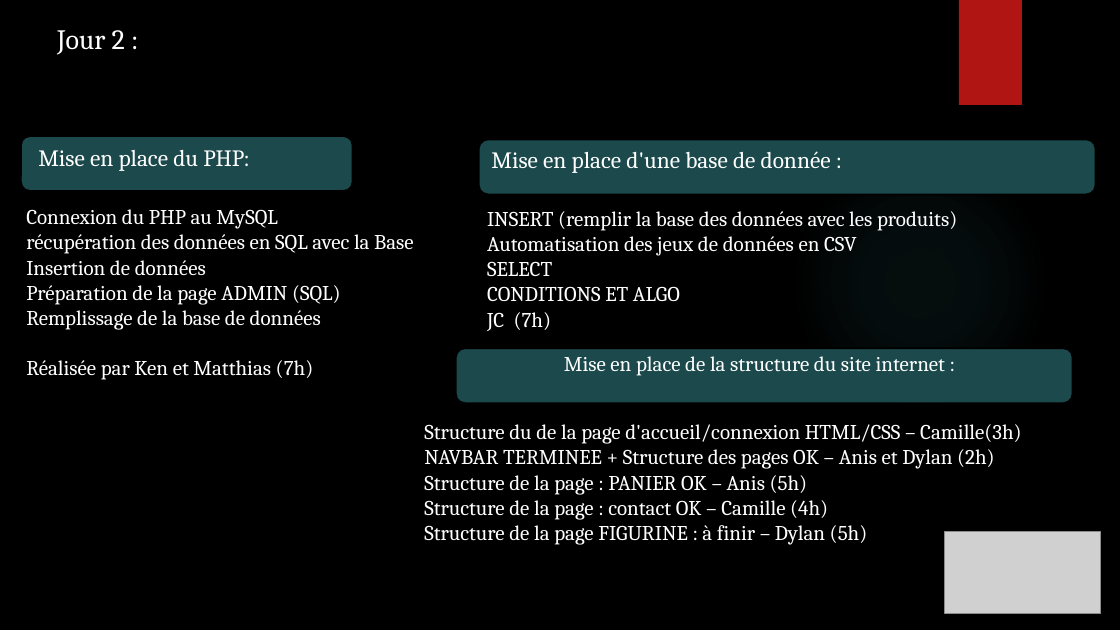
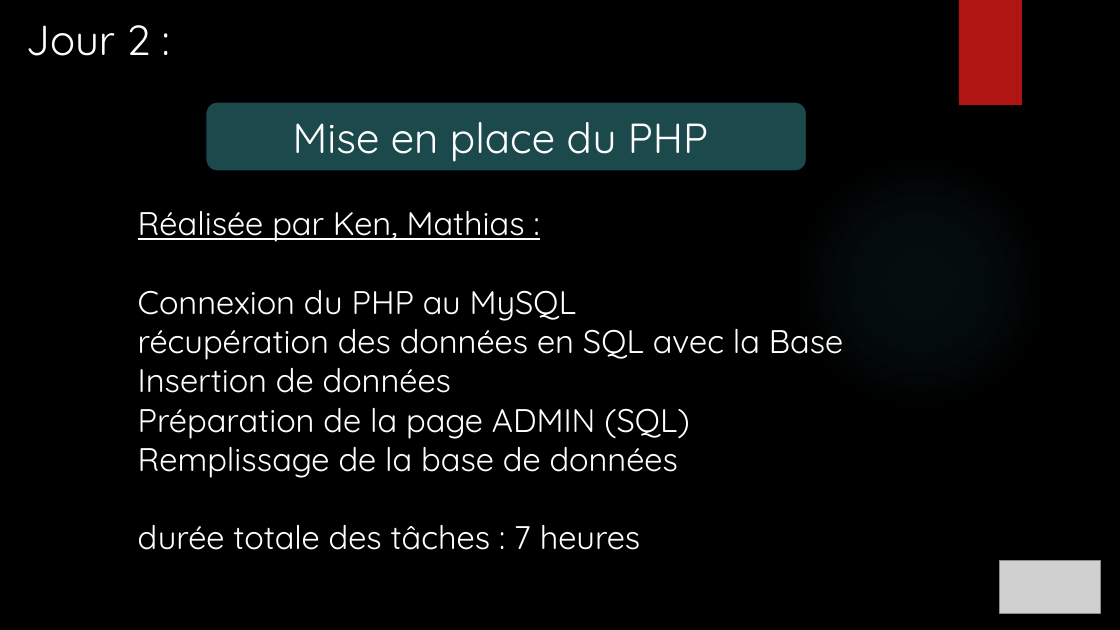
Before and after one commit to ChampemeDylan/UPOP, a slide deck: slide 13 of Présentation UPOP.pptx. Drawn at 1120x630 pixels with LibreOffice and Linux fonts; fonts in the diff are those of the drawing; grey boxes stand for pictures; background and template pictures are left out. Boxes give left, top, right and bottom in pixels: in the first picture for what was removed or moved away, otherwise in the second. Text is boxed around its words. In the diff, an @@ line names an element or a change of style, - is before the commit and + after.

Commit message:
Camille - Diaporama
DIAPO OK - Manque TEST UNITAIRE JC ET MATHIAS

```diff
--- a/Présentation UPOP.pptx
+++ b/Présentation UPOP.pptx
@@ text "Jour 2 :" at (26, 25, 151, 56): size 24 to 36 pt, font Cambria to Quicksand @@
@@ rounded rectangle "Mise en place du PHP": place and size @@
-rounded rectangle "Mise en place du PHP" at (38, 150, 250, 171)
+rounded rectangle "Mise en place du PHP" at (206, 102, 807, 171)
@@ rounded rectangle "Mise en place du PHP" at (206, 102, 807, 171): vertical alignment top to middle; fill none to #1B494C; outline none to #000000 1.5 pt @@
@@ rounded rectangle removed at (21, 136, 353, 191) @@
@@ text in rounded rectangle at (293, 122, 708, 162): text changed; size 20 to 36 pt; font Cambria to Quicksand @@
-Mise en place du PHP:
+Mise en place du PHP
@@ rounded rectangle removed at (479, 139, 1096, 194) @@
@@ text removed at (491, 151, 831, 173) @@
-Mise en place d'une base de donnée :
@@ text "Réalisée par Ken, Mathias :": place and size @@
-text "Réalisée par Ken, Mathias :" at (26, 209, 414, 380)
+text "Réalisée par Ken, Mathias :" at (138, 211, 843, 550)
@@ text at (138, 211, 525, 242): paragraph added @@
+Réalisée par Ken, Mathias :
@@ text removed at (487, 211, 957, 331) @@
-INSERT (remplir la base des données avec les produits)
-Automatisation des jeux de données en CSV
-SELECT
-CONDITIONS ET ALGO
-JC (7h)
@@ text at (138, 290, 843, 478): size 18 to 28 pt, font Cambria to Quicksand in "Connexion du PHP au MySQL", "récupération des données en SQL avec la ...", "Insertion de données", "Préparation de la page ADMIN (SQL)" and 1 more places @@
@@ rounded rectangle removed at (456, 349, 1073, 403) @@
-Mise en place de la structure du site internet :
@@ text removed at (424, 424, 1022, 545) @@
-Structure du de la page d'accueil/connexion HTML/CSS – Camille(3h)
-NAVBAR TERMINEE + Structure des pages OK – Anis et Dylan (2h)
-Structure de la page : PANIER OK – Anis (5h)
-Structure de la page : contact OK – Camille (4h)
-Structure de la page FIGURINE : à finir – Dylan (5h)
@@ text at (138, 525, 641, 550): text changed; size 18 to 28 pt; font Cambria to Quicksand @@
-Réalisée par Ken et Matthias (7h)
+durée totale des tâches : 7 heures
@@ picture: place and size @@
-picture at (945, 532, 1102, 614)
+picture at (1000, 560, 1101, 613)
```
Also in this commit, not shown: 13 other slides changed, 14 slides added, 5 slides removed, 1 other file.
